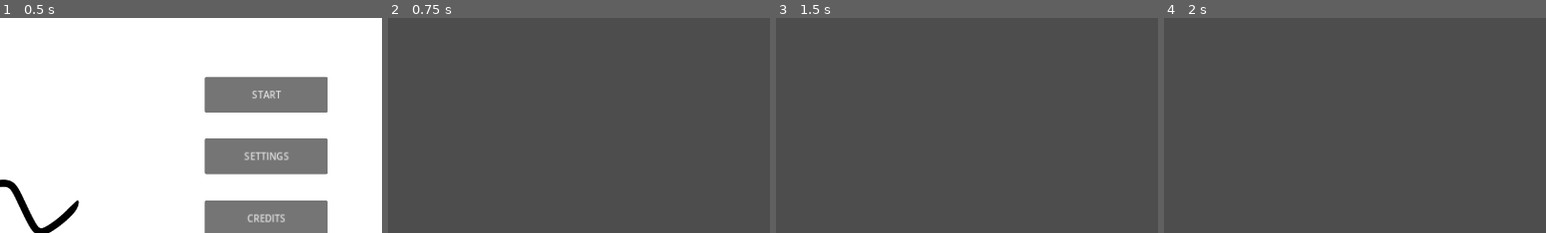
Above: before the commit, frames 1-4 (left to right).
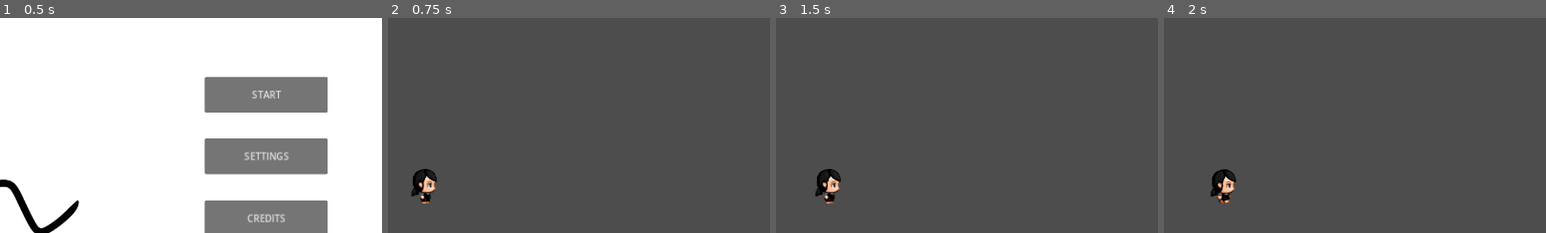
Above: after the commit, the same moments.

Repository: gracexuwt/gdc_jam
Game: Godot game, scene res://scenes/menus/title_screen.tscn
Two runs of this game, one before a commit and one after it. Both use one fixed random seed, a clock stepped at 60 frames per second and the inputs below.
Inputs:
- Up to frame 1 (0.5 s): no input
- Up to frame 2 (0.75 s): click "START" at 0.5 s
- Up to frame 3 (1.5 s): tap Enter at 1.25 s; hold D (right) from 1.28 s (still down)
- Up to frame 4 (2 s): keep holding D (right)
The pictures show only the part of the screen within x 45-95%, y 11-61%; the shares and areas given below are measured in that part.

Frame 1 is identical in both runs. In frame 2, 0.7% of the frame differs, in the area x 6-13%, y 70-87%; in frame 3, 0.7%; in frame 4, 0.8%, in the area x 12-19%, y 70-87%.

Commit message:
memory card game finished

Diff:
--- a/project.godot
+++ b/project.godot
@@ -26,6 +26,7 @@
 player=""
 pushable=""
 hound=""
+card=""
 
 [input]
 
--- a/scenes/levels/level1.tscn
+++ b/scenes/levels/level1.tscn
@@ -5,8 +5,8 @@
 [ext_resource type="PackedScene" uid="uid://csah85wttomxp" path="res://resources/tilemap.tscn" id="3_360rw"]
 [ext_resource type="PackedScene" uid="uid://d1w3khd6ed4n3" path="res://scenes/utilities/cage.tscn" id="4_snm71"]
 [ext_resource type="Texture2D" uid="uid://y5l6nl4chgl0" path="res://assets/art/objects/reset.png" id="5_eqc8j"]
-[ext_resource type="Script" path="res://scenes/levels/reset.gd" id="5_ita55"]
-[ext_resource type="Script" path="res://scenes/levels/cat.gd" id="7_dm6pf"]
+[ext_resource type="Script" path="res://scripts/utility/reset.gd" id="5_ita55"]
+[ext_resource type="Script" path="res://scripts/characters/cat.gd" id="7_dm6pf"]
 [ext_resource type="Texture2D" uid="uid://8br5e31hhvlc" path="res://assets/art/animations/Cat/car.png" id="7_q8n8g"]
 
 [sub_resource type="RectangleShape2D" id="RectangleShape2D_s25j7"]
--- /dev/null
+++ b/scenes/levels/level2.tscn
@@ -0,0 +1,97 @@
+[gd_scene load_steps=4 format=3 uid="uid://1smieqvvmyky"]
+
+[ext_resource type="Script" path="res://scenes/levels/level_2.gd" id="1_8qlp2"]
+[ext_resource type="PackedScene" uid="uid://cubdd8ijfkgmj" path="res://scenes/player/player.tscn" id="1_pfmc2"]
+[ext_resource type="PackedScene" uid="uid://bla6oeff8jbqe" path="res://scenes/utilities/memory_card.tscn" id="2_8cgmt"]
+
+[node name="Level2" type="Node"]
+script = ExtResource("1_8qlp2")
+
+[node name="BoxContainer" type="BoxContainer" parent="."]
+offset_left = 649.0
+offset_top = 147.0
+offset_right = 1178.0
+offset_bottom = 706.0
+
+[node name="MemoryCard" parent="BoxContainer" instance=ExtResource("2_8cgmt")]
+position = Vector2(477, 260)
+card_num = 1
+path = "res://assets/art/objects/card_1.png"
+
+[node name="MemoryCard2" parent="BoxContainer" instance=ExtResource("2_8cgmt")]
+position = Vector2(53, 147)
+card_num = 5
+path = "res://assets/art/objects/card_5.png"
+
+[node name="MemoryCard3" parent="BoxContainer" instance=ExtResource("2_8cgmt")]
+position = Vector2(340, 149)
+card_num = 7
+path = "res://assets/art/objects/card_7.png"
+
+[node name="MemoryCard4" parent="BoxContainer" instance=ExtResource("2_8cgmt")]
+position = Vector2(476, 150)
+card_num = 3
+path = "res://assets/art/objects/card_3.png"
+
+[node name="MemoryCard5" parent="BoxContainer" instance=ExtResource("2_8cgmt")]
+position = Vector2(337, 37)
+card_num = 1
+path = "res://assets/art/objects/card_12.png"
+
+[node name="MemoryCard6" parent="BoxContainer" instance=ExtResource("2_8cgmt")]
+position = Vector2(200, 147)
+card_num = 6
+path = "res://assets/art/objects/card_6.png"
+
+[node name="MemoryCard7" parent="BoxContainer" instance=ExtResource("2_8cgmt")]
+position = Vector2(200, 256)
+card_num = 8
+path = "res://assets/art/objects/card_8.png"
+
+[node name="MemoryCard8" parent="BoxContainer" instance=ExtResource("2_8cgmt")]
+position = Vector2(339, 263)
+card_num = 2
+path = "res://assets/art/objects/card_2.png"
+
+[node name="MemoryCard9" parent="BoxContainer" instance=ExtResource("2_8cgmt")]
+position = Vector2(-96, 146)
+card_num = 4
+path = "res://assets/art/objects/card_4.png"
+
+[node name="MemoryCard10" parent="BoxContainer" instance=ExtResource("2_8cgmt")]
+position = Vector2(55, 33)
+card_num = 7
+path = "res://assets/art/objects/card_71.png"
+
+[node name="MemoryCard11" parent="BoxContainer" instance=ExtResource("2_8cgmt")]
+position = Vector2(54, 256)
+card_num = 2
+path = "res://assets/art/objects/card_21.png"
+
+[node name="MemoryCard12" parent="BoxContainer" instance=ExtResource("2_8cgmt")]
+position = Vector2(-97, 255)
+card_num = 4
+path = "res://assets/art/objects/card_41.png"
+
+[node name="MemoryCard13" parent="BoxContainer" instance=ExtResource("2_8cgmt")]
+position = Vector2(56, 367)
+card_num = 8
+path = "res://assets/art/objects/card_81.png"
+
+[node name="MemoryCard14" parent="BoxContainer" instance=ExtResource("2_8cgmt")]
+position = Vector2(200, 370)
+card_num = 3
+path = "res://assets/art/objects/card_31.png"
+
+[node name="MemoryCard15" parent="BoxContainer" instance=ExtResource("2_8cgmt")]
+position = Vector2(339, 371)
+card_num = 5
+path = "res://assets/art/objects/card_51.png"
+
+[node name="MemoryCard16" parent="BoxContainer" instance=ExtResource("2_8cgmt")]
+position = Vector2(200, 489)
+card_num = 6
+path = "res://assets/art/objects/card_61.png"
+
+[node name="Player" parent="." instance=ExtResource("1_pfmc2")]
+position = Vector2(131, 396)
--- /dev/null
+++ b/scenes/levels/level_2.gd
@@ -0,0 +1,40 @@
+extends Node
+
+var first_card = 0
+var first_card_obj
+var success_matches = 0
+
+@onready var card_back = preload("res://assets/art/objects/card_back.png")
+
+# Called when the node enters the scene tree for the first time.
+func _ready() -> void:
+	pass
+
+func _process(delta: float) -> void:
+	if success_matches >= 8:
+		print("success")
+	else:
+		for card in get_tree().get_nodes_in_group("card"):
+			if card.isMatch:
+				continue
+			elif card.isFlip:
+				if first_card != 0 && card != first_card_obj:
+					checkCard(card)
+					first_card = 0
+				else:
+					first_card = card.card_num
+					first_card_obj = card
+
+
+func checkCard(card: Area2D):
+	if card.card_num == first_card:
+		# match success
+		success_matches += 1
+		first_card_obj.isMatch = true
+		card.isMatch = true
+	else:
+		await get_tree().create_timer(0.8).timeout
+		first_card_obj.isFlip = false
+		card.isFlip = false
+		first_card_obj.get_node("Sprite2D").texture = card_back
+		card.get_node("Sprite2D").texture = card_back
--- a/scenes/levels/tutorial.tscn
+++ b/scenes/levels/tutorial.tscn
@@ -1,4 +1,6 @@
-[gd_scene format=3 uid="uid://m2h81o44fls0"]
+[gd_scene load_steps=2 format=3 uid="uid://m2h81o44fls0"]
+
+[ext_resource type="PackedScene" uid="uid://cubdd8ijfkgmj" path="res://scenes/player/player.tscn" id="1_rse4j"]
 
 [node name="Tutorial" type="Control"]
 layout_mode = 3
@@ -7,3 +9,5 @@
 anchor_bottom = 1.0
 grow_horizontal = 2
 grow_vertical = 2
+
+[node name="Player" parent="." instance=ExtResource("1_rse4j")]
--- /dev/null
+++ b/scenes/utilities/memory_card.gd
@@ -0,0 +1,27 @@
+extends Area2D
+
+@export var card_num : int
+@export var path : String
+var isFlip = false
+var isMatch = false
+
+var card_back
+var card_front
+
+# Called when the node enters the scene tree for the first time.
+func _ready() -> void:
+	card_back = preload("res://assets/art/objects/card_back.png")
+	card_front = Image.load_from_file(path)
+
+
+# Called every frame. 'delta' is the elapsed time since the previous frame.
+func _process(delta: float) -> void:
+	pass
+
+
+func _on_body_entered(body: Node2D) -> void:
+	if body.is_in_group("player"):
+		var texture = ImageTexture.create_from_image(card_front)
+		if get_node("Sprite2D").texture != texture:
+			get_node("Sprite2D").texture = texture
+		isFlip = true
--- /dev/null
+++ b/scenes/utilities/memory_card.tscn
@@ -0,0 +1,20 @@
+[gd_scene load_steps=4 format=3 uid="uid://bla6oeff8jbqe"]
+
+[ext_resource type="Script" path="res://scenes/utilities/memory_card.gd" id="1_8y03v"]
+[ext_resource type="Texture2D" uid="uid://dku1080r5p8ml" path="res://assets/art/objects/card_back.png" id="1_fohyp"]
+
+[sub_resource type="RectangleShape2D" id="RectangleShape2D_ueqb0"]
+size = Vector2(70, 90)
+
+[node name="MemoryCard" type="Area2D" groups=["card"]]
+position = Vector2(595, 324)
+script = ExtResource("1_8y03v")
+
+[node name="Sprite2D" type="Sprite2D" parent="."]
+texture = ExtResource("1_fohyp")
+
+[node name="CollisionShape2D" type="CollisionShape2D" parent="."]
+shape = SubResource("RectangleShape2D_ueqb0")
+
+[connection signal="body_entered" from="." to="." method="_on_body_entered"]
+[connection signal="body_exited" from="." to="." method="_on_body_exited"]
Binary file added: assets/art/objects/card_1.png
Not shown, added: assets/art/objects/card_1.png.import
Binary file added: assets/art/objects/card_12.png
Not shown, added: assets/art/objects/card_12.png.import
Binary file added: assets/art/objects/card_2.png
Not shown, added: assets/art/objects/card_2.png.import
Binary file added: assets/art/objects/card_21.png
Not shown, added: assets/art/objects/card_21.png.import
Binary file added: assets/art/objects/card_3.png
Not shown, added: assets/art/objects/card_3.png.import
Binary file added: assets/art/objects/card_31.png
Not shown, added: assets/art/objects/card_31.png.import
(and 25 more such lines)
